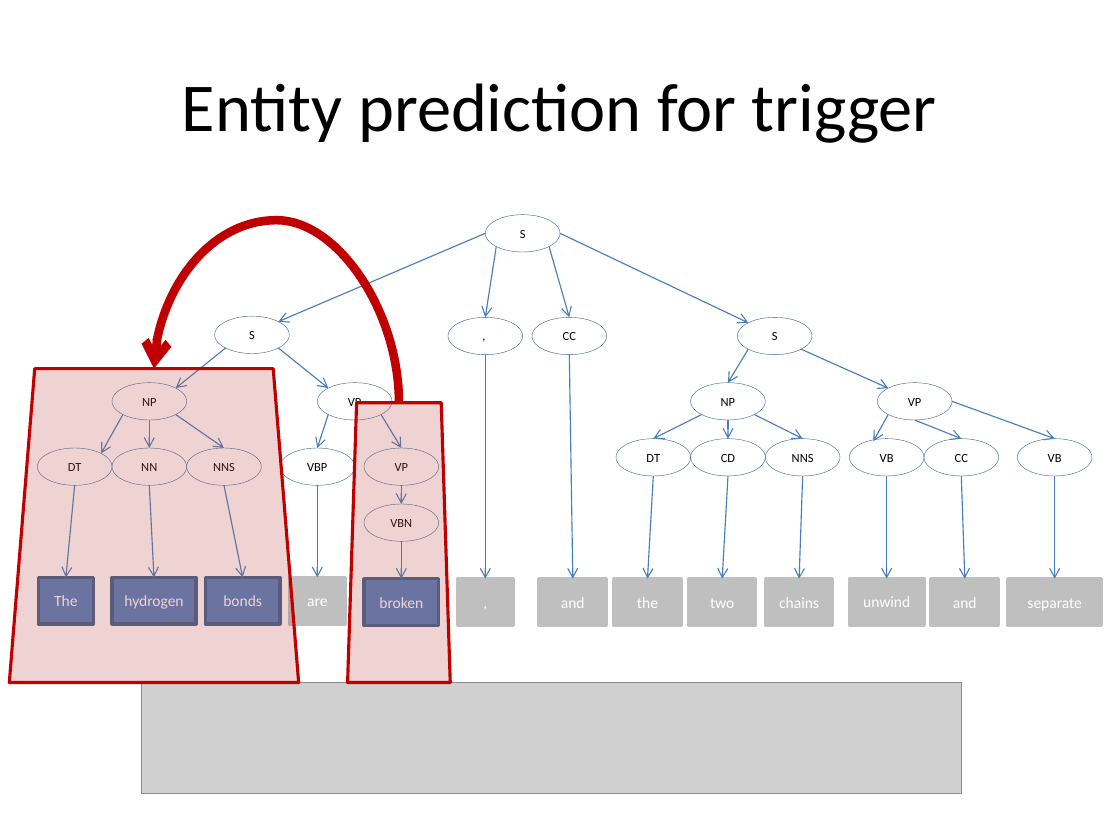
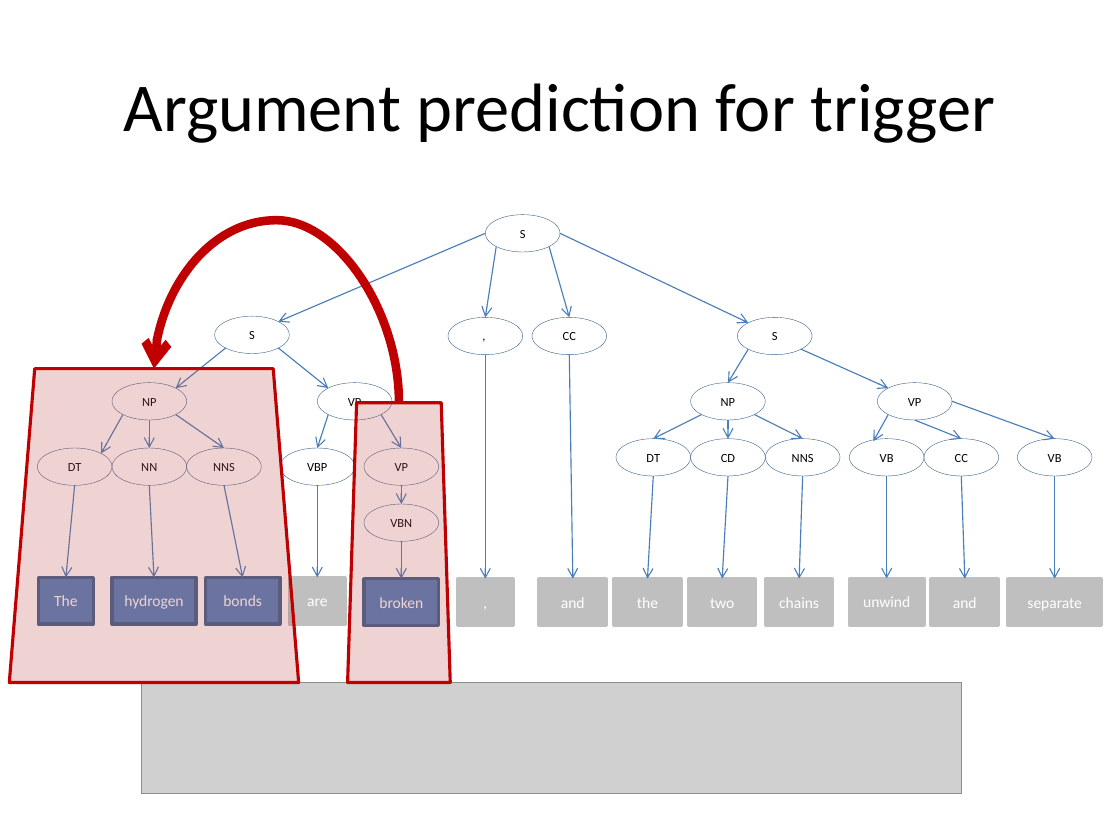
Before and after one commit to ajutscaria/CS224U, a slide deck: slide 12 of Presentation/Anubhai Philip Scaria.pptx. Drawn at 1120x840 pixels with LibreOffice and Linux fonts; fonts in the diff are those of the drawing; grey boxes stand for pictures. Boxes give left, top, right and bottom in pixels: in the first picture for what was removed or moved away, otherwise in the second. Text is boxed around its words. In the diff, an @@ line names an element or a change of style, - is before the commit and + after.

```diff
--- a/Presentation/Anubhai Philip Scaria.pptx
+++ b/Presentation/Anubhai Philip Scaria.pptx
@@ title at (x1=124, y1=83, x2=995, y2=143): text changed @@
-Entity prediction for trigger
+Argument prediction for trigger
```
Also in this commit, not shown: 16 other slides changed, 2 other files.
